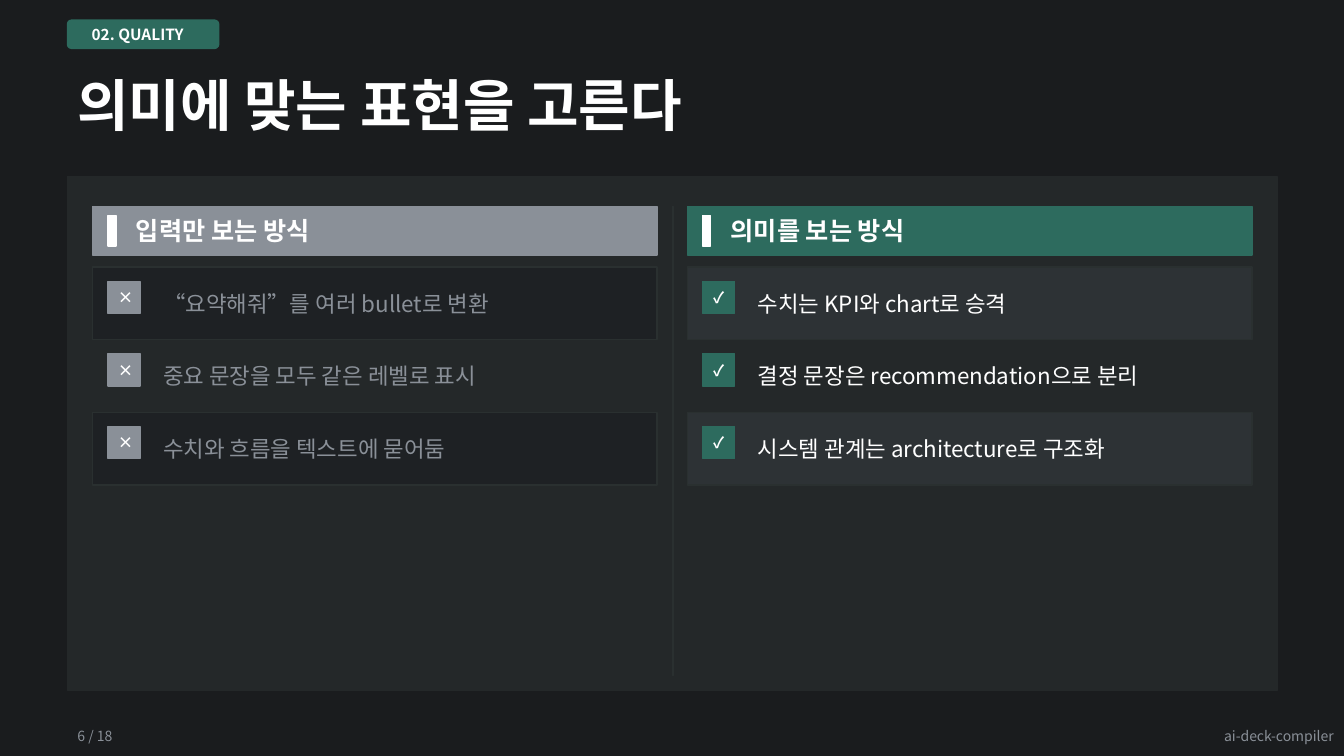
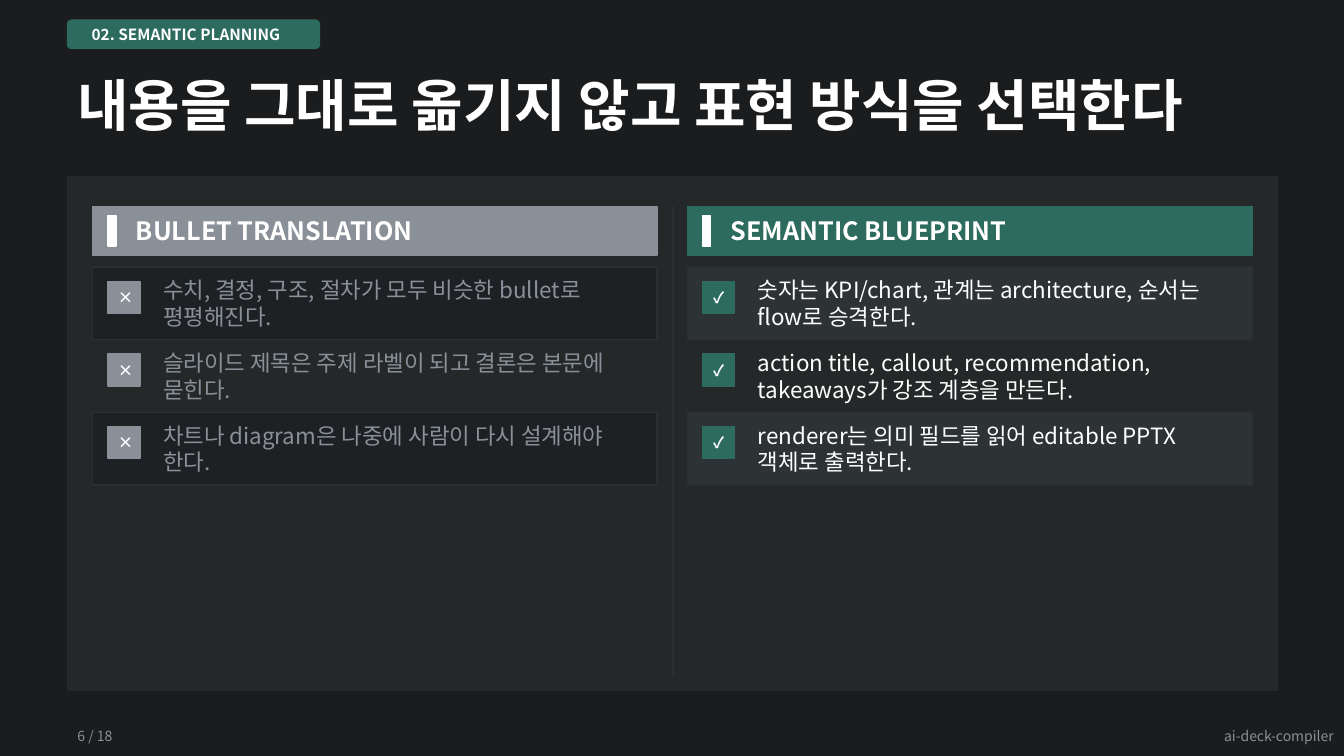
Before and after one commit to kyungseo/ai-deck-compiler, a slide deck: slide 6 of examples/results/showcase-teal-dark.pptx. Drawn at 1344x756 pixels with LibreOffice and Linux fonts; fonts in the diff are those of the drawing. Boxes give left, top, right and bottom in pixels: in the first picture for what was removed or moved away, otherwise in the second. Text is boxed around its words. In the diff, an @@ line names an element or a change of style, - is before the commit and + after.

```diff
--- a/examples/results/showcase-teal-dark.pptx
+++ b/examples/results/showcase-teal-dark.pptx
@@ rounded rectangle: place and size @@
-rounded rectangle at (68, 20, 219, 48)
+rounded rectangle at (68, 20, 320, 48)
@@ text at (92, 28, 280, 40): text changed @@
-02. QUALITY
+02. SEMANTIC PLANNING
@@ text at (77, 79, 1183, 131): text changed @@
-의미에 맞는 표현을 고른다
+내용을 그대로 옮기지 않고 표현 방식을 선택한다
@@ text at (136, 221, 412, 240): text changed @@
-입력만 보는 방식
+BULLET TRANSLATION
@@ text at (731, 221, 1007, 241): text changed @@
-의미를 보는 방식
+SEMANTIC BLUEPRINT
@@ text at (163, 279, 581, 327): text changed @@
-“요약해줘”를 여러 bullet로 변환
+수치, 결정, 구조, 절차가 모두 비슷한 bullet로 평평해진다.
@@ text at (758, 279, 1200, 327): text changed @@
-수치는 KPI와 chart로 승격
+숫자는 KPI/chart, 관계는 architecture, 순서는 flow로 승격한다.
@@ text at (163, 352, 604, 400): text changed @@
-중요 문장을 모두 같은 레벨로 표시
+슬라이드 제목은 주제 라벨이 되고 결론은 본문에 묻힌다.
@@ text at (758, 353, 1150, 403): text changed @@
-결정 문장은 recommendation으로 분리
+action title, callout, recommendation, takeaways가 강조 계층을 만든다.
@@ text at (163, 425, 603, 472): text changed @@
-수치와 흐름을 텍스트에 묻어둠
+차트나 diagram은 나중에 사람이 다시 설계해야 한다.
@@ text at (758, 425, 1176, 472): text changed @@
-시스템 관계는 architecture로 구조화
+renderer는 의미 필드를 읽어 editable PPTX 객체로 출력한다.
```
Also in this commit, not shown: 16 other slides changed, 18 other files.
